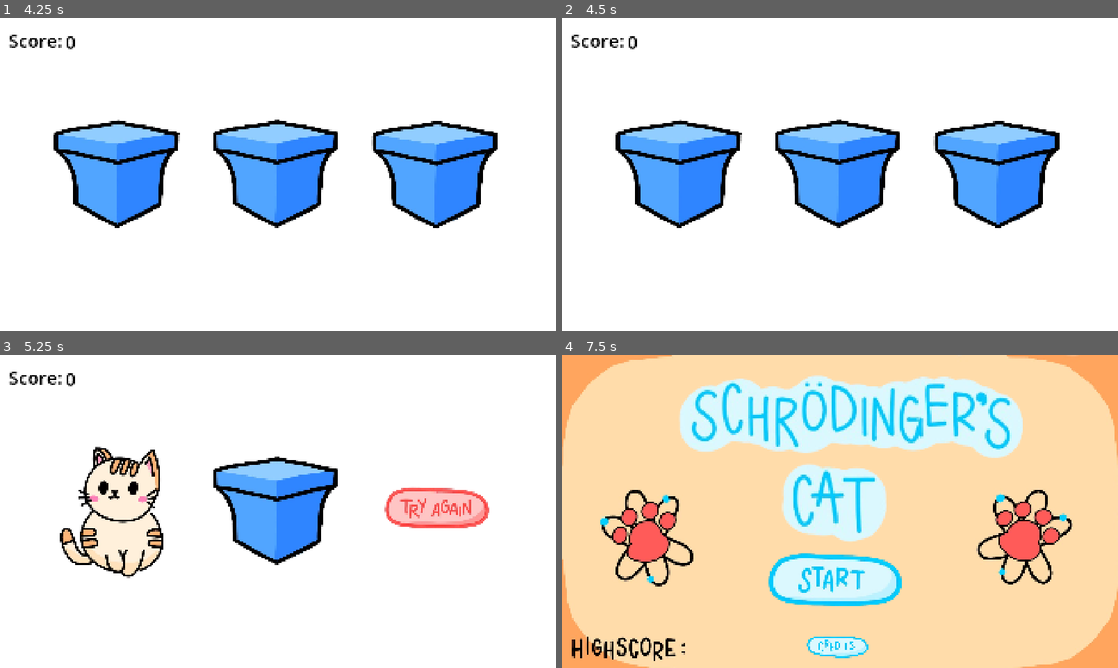
Above: before the commit, frames 1-4 (two rows, left to right).
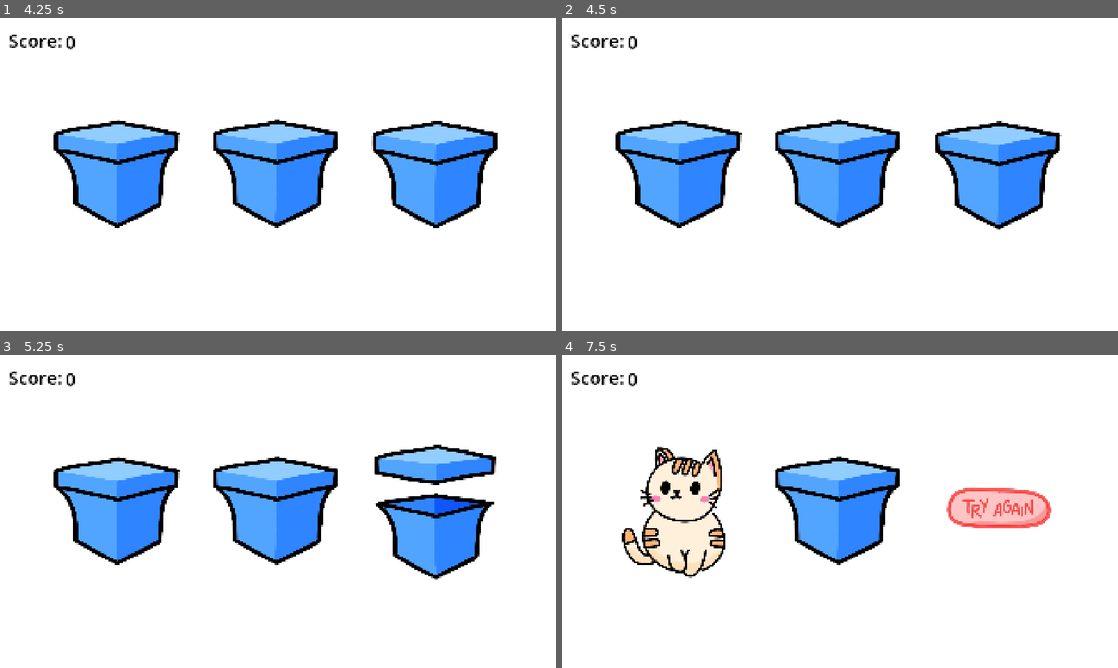
Above: after the commit, the same moments.

Repository: augustgrantham/gamejam2026
Game: Godot game, scene res://scenes/mainmenu.tscn
The game is run twice, just before and just after one commit, with the same random seed, the same clock (stepped at 60 frames per second) and the same inputs.
Inputs (mouse positions are in pixels of both pictures, inside the frame that each line leads up to):
- Up to frame 1 (4.25 s): click (278, 224) at 0.5 s; tap Enter at 1.25, 2.75 s; move the mouse to (116, 171) at 1.27 s; click (116, 171) at 1.42 s; tap Space at 2 s; move the mouse to (278, 171) at 2.02 s; click (278, 171) at 2.17 s; move the mouse to (433, 171) at 2.77 s; click (433, 171) at 2.92 s; move the mouse to (250, 237) at 3.52 s; click (250, 237) at 3.67 s
- Up to frame 2 (4.5 s): move the mouse to (1006, 221) at 4.27 s; click (1006, 221) at 4.42 s
- Up to frame 3 (5.25 s): move the mouse to (111, 464) at 5.02 s; click (111, 464) at 5.17 s
- Up to frame 4 (7.5 s): move the mouse to (867, 511) at 5.77 s; click (867, 511) at 5.92 s; tap Space at 6.5 s; move the mouse to (756, 433) at 6.52 s; click (756, 433) at 6.67 s; move the mouse to (962, 495) at 7.27 s; click (962, 495) at 7.42 s

Frame 1 is identical in both runs. In frame 2, 0.8% of the frame differs, in the area x 66-90%, y 32-68%; in frame 3, 13%; in frame 4, 100%, in the area x 0-100%, y 0-100%.

Commit message:
add box shake

Diff:
--- a/where's-schrodinger's-cat-/scripts/box.gd
+++ b/where's-schrodinger's-cat-/scripts/box.gd
@@ -30,3 +30,20 @@
 func closed():
 	anim.play("closed")
 	await anim.animation_finished
+func shake_box() -> void:
+	var original_pos := global_position
+	var tween := create_tween()
+	var shake_distance := 8.0
+	var shake_time := 0.04
+	var repeats := 6
+
+	for i in range(repeats):
+		var offset := Vector2(
+			randf_range(-shake_distance, shake_distance),
+			randf_range(-shake_distance, shake_distance)
+		)
+		tween.tween_property(self, "global_position", original_pos + offset, shake_time)
+
+	# Return to original position at the end
+	tween.tween_property(self, "global_position", original_pos, shake_time)
+	await tween.finished
--- a/where's-schrodinger's-cat-/scripts/game.gd
+++ b/where's-schrodinger's-cat-/scripts/game.gd
@@ -52,6 +52,9 @@
 	# makes sure you haven't already picked one this round
 	if(!boxSelected):
 		boxSelected = true
+		#shake box
+		await game_box.shake_box()
+
 		AudioController.play_box_opening()
 		if (game_box == winning_box_node):
 			await game_box.open_box_animation()
